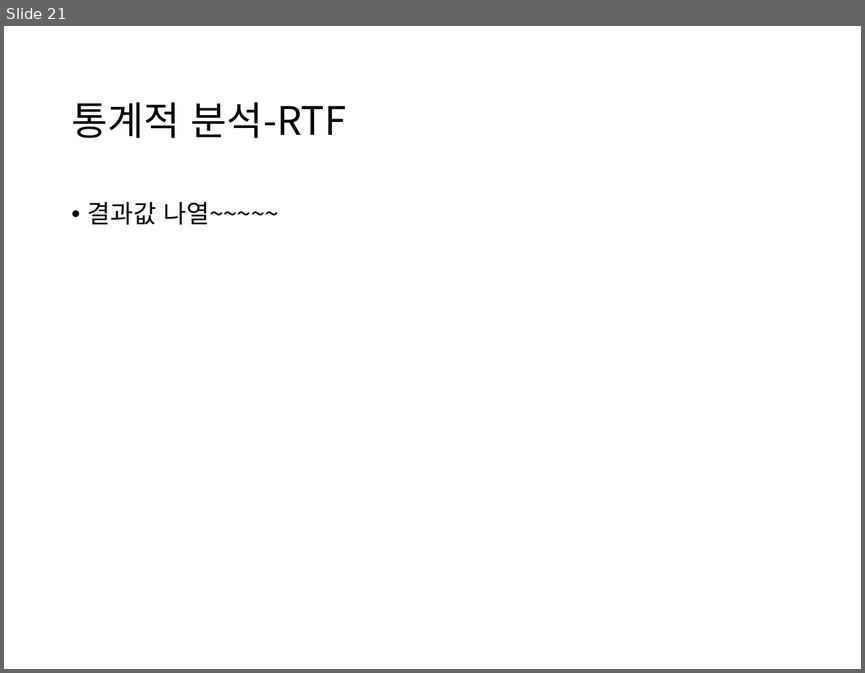
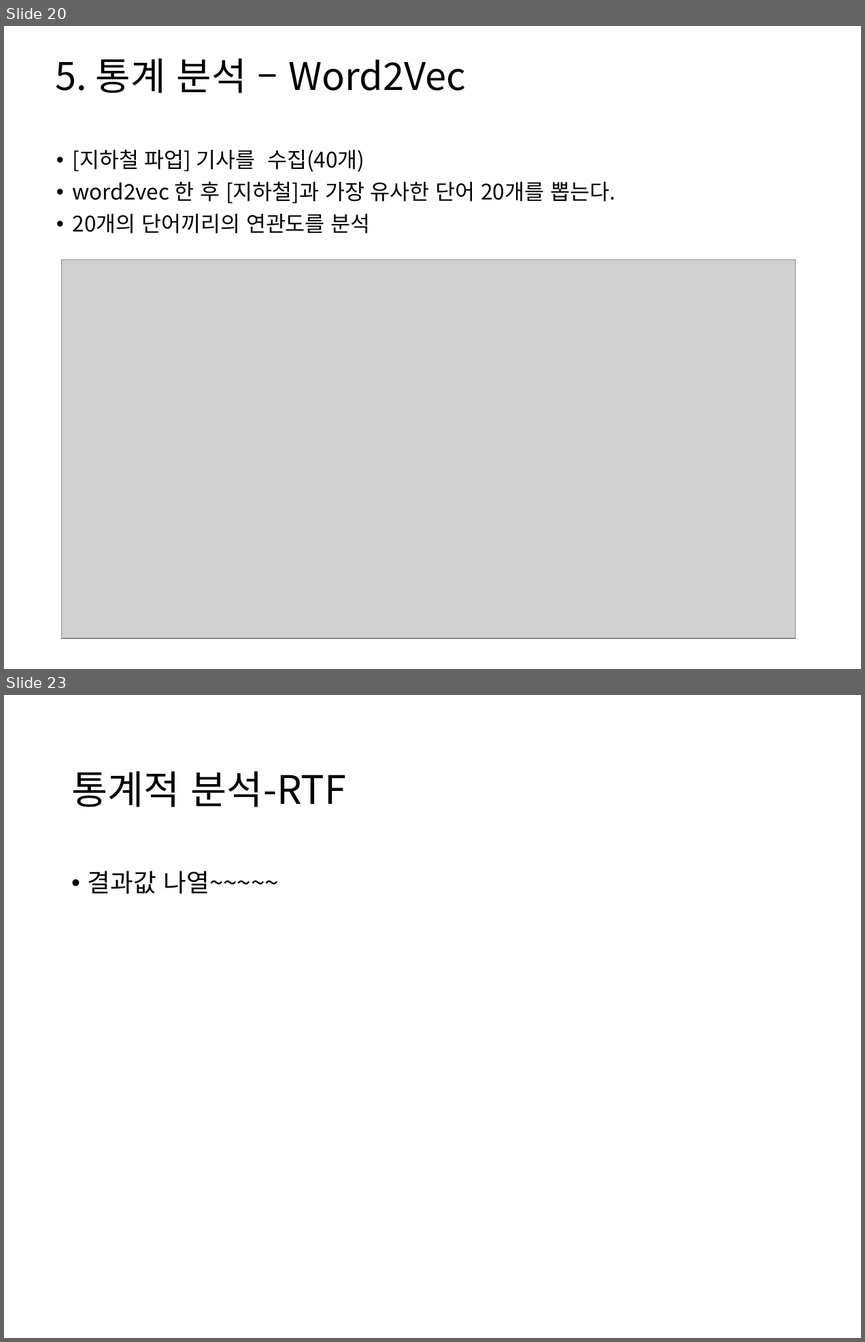
Before and after one commit to HaYongdae/issuewhatshow, a slide deck: doc/최종 PPT.pptx. Shown one above the other, each under a label of ours: slide 21 before the commit, slides 20 and 23 after it; the slides between them are not shown. The pictures are 865x673 and 865x1342 pixels, drawn with LibreOffice and Linux fonts; fonts in the diff are those of the drawing; grey boxes stand for pictures. Boxes give left, top, right and bottom in pixels: in the first picture for what was removed or moved away, otherwise in the second. Text is boxed around its words. In the diff, an @@ line names an element or a change of style, - is before the commit and + after.

```diff
--- a/doc/최종 PPT.pptx
+++ b/doc/최종 PPT.pptx
@@ slide 20 added at (4,26,861,669), background #FFFFFF @@
@@ title added at (56,58,466,93), 32 pt, text #000000 @@
+5. 통계 분석 – Word2Vec
@@ text added at (73,149,615,233), 18 pt, text #000000 @@
+• [지하철 파업] 기사를 수집(40개)
+• word2vec 한 후 [지하철]과 가장 유사한 단어 20개를 뽑는다.
+• 20개의 단어끼리의 연관도를 분석
@@ picture added at (61,260,796,639) @@
@@ what was slide 21 is now slide 23 @@
```
Also in this commit, not shown: 9 slides changed, 5 other slides added, 4 slides removed.
